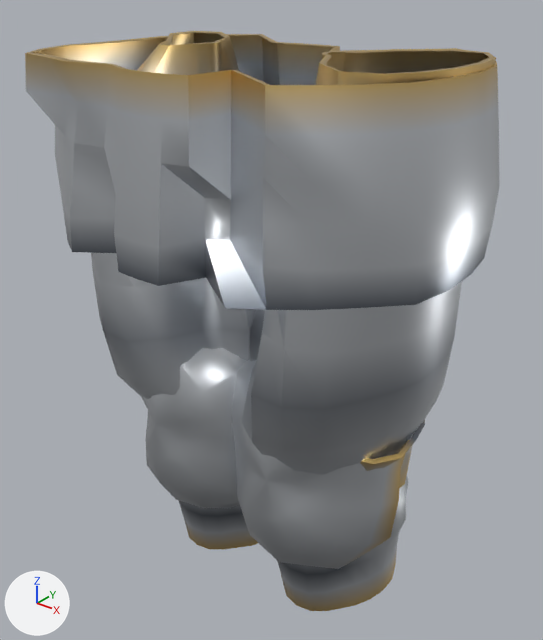
The glTF model assets_src/armor/aydor_1/heavy_b_legs.glb as it was, and as the next commit left it.
Before and after are seen from a 50 mm lens placed at (0.521, -0.647, 1.032), pointed at (-0.012, 0.02, 0.618). Lighting does not change. The marker at lower left points along +X, +Y and +Z. The first picture is the older version. Vertices at exactly the same position are counted once.

Objects in the first picture: 'heavy_b_legs'.
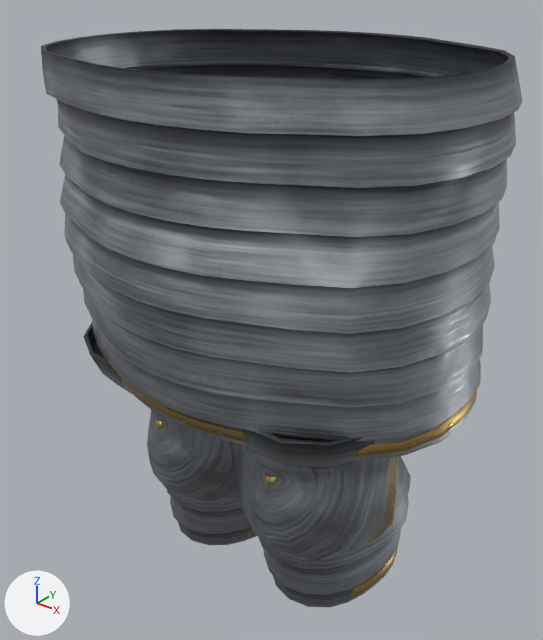
What changed in the scene script:
```text
Add mat_gold:
    mat_gold = bpy.data.materials.new('gold')
    mat_gold.use_nodes = True; mat_gold.node_tree.nodes.clear()
    _N = mat_gold.node_tree.nodes; _L = mat_gold.node_tree.links
    n0 = _N.new('ShaderNodeBsdfPrincipled'); n0.name = 'Principled BSDF'
    n0.inputs[1].default_value = 1.0  # 'Metallic'
    n0.inputs[2].default_value = 0.3  # 'Roughness'
    n1 = _N.new('ShaderNodeOutputMaterial'); n1.name = 'Material Output'
    n2 = _N.new('ShaderNodeVertexColor'); n2.name = 'Color Attribute'
    _L.new(n0.outputs[0], n1.inputs[0])  # 'BSDF' to 'Surface'
    _L.new(n2.outputs[0], n0.inputs[0])  # 'Color' to 'Base Color'
Add mat_steel:
    mat_steel = bpy.data.materials.new('steel')
    # uses the picture img_steel_c_png
    # uses the picture img_steel_n_png
    # uses the picture img_steel_orm_png
Add mat_trim:
    mat_trim = bpy.data.materials.new('trim')
    # uses the picture img_trim_c_png
    # uses the picture img_trim_n_png
    # uses the picture img_trim_orm_png
Change me_heavy_b_legs:
    remove me_heavy_b_legs.from_pydata(...)  # 1374 vertices, 2472 faces; spans x -0.256..0.253, y -0.204..0.198, z 0.26..0.946
    remove me_heavy_b_legs.materials.append(mat_metal)
    add me_heavy_b_legs.from_pydata(...)  # 2888 vertices, 5356 faces; spans x -0.257..0.261, y -0.209..0.253, z 0.28..0.945
    me_heavy_b_legs part 1: the loose piece of 256 vertices spanning x -0.256..0.253, y -0.204..0.198, z 0.745..0.942 is rebuilt with 1152 vertices and now spans x -0.257..0.261, y -0.209..0.253, z 0.565..0.945, in mat_steel
    me_heavy_b_legs part 2: the loose piece of 220 vertices spanning x -0.203..0.019, y -0.084..0.121, z 0.26..0.541 is rebuilt with 462 vertices and now spans x -0.245..0.049, y -0.16..0.17, z 0.281..0.614, in mat_steel
    me_heavy_b_legs part 3: the loose piece of 220 vertices spanning x -0.018..0.203, y -0.084..0.122, z 0.26..0.539 is rebuilt with 462 vertices and now spans x -0.043..0.231, y -0.161..0.174, z 0.281..0.614, in mat_steel
    me_heavy_b_legs part 4: the loose piece of 97 vertices spanning x -0.037..0.189, y -0.128..0.042, z 0.32..0.617 is rebuilt with 141 vertices and now spans x -0.052..0.187, y -0.123..0.035, z 0.357..0.607, in mat_steel
    me_heavy_b_legs part 5: the loose piece of 97 vertices spanning x -0.189..0.039, y -0.129..0.042, z 0.35..0.617 is rebuilt with 141 vertices and now spans x -0.186..0.054, y -0.123..0.035, z 0.334..0.606, in mat_steel
    me_heavy_b_legs part 6: a new loose piece of 160 vertices spanning x -0.256..0.25, y -0.173..0.25, z 0.567..0.587, in mat_trim
    me_heavy_b_legs part 7: a new loose piece of 130 vertices spanning x 0.008..0.168, y -0.066..0.124, z 0.28..0.309, in mat_trim
    me_heavy_b_legs part 8: a new loose piece of 13 vertices spanning x 0.083..0.097, y -0.115..-0.107, z 0.491..0.507, in mat_gold
    me_heavy_b_legs part 9: a new loose piece of 13 vertices spanning x -0.097..-0.083, y -0.115..-0.107, z 0.491..0.507, in mat_gold
    me_heavy_b_legs part 10: 484 vertices removed from x -0.229..0.23, y -0.148..0.159, z 0.441..0.946
    other edits to the shape of me_heavy_b_legs do not show in these pictures
    add me_heavy_b_legs.materials.append(mat_gold)
    add me_heavy_b_legs.materials.append(mat_steel)
    add me_heavy_b_legs.materials.append(mat_trim)
```

Location of each change, [x1, y1, x2, y2] in pixels of the pictures (543 x 640 px):
'heavy_b_legs', reshaped
    before: [25, 31, 500, 611]
    after: [41, 29, 522, 608]
part 1 of me_heavy_b_legs, rebuilt (56% taller)
    before: [25, 34, 500, 310]
    after: [41, 29, 522, 461]
part 2 of me_heavy_b_legs, rebuilt
    before: [178, 500, 258, 549]
    after: [84, 323, 257, 545]
part 3 of me_heavy_b_legs, rebuilt
    before: [277, 420, 425, 611]
    after: [241, 429, 411, 608]
part 4 of me_heavy_b_legs, rebuilt
    before: [232, 360, 410, 569]
    after: [229, 441, 399, 561]
part 5 of me_heavy_b_legs, rebuilt
    before: [141, 348, 247, 508]
    after: [147, 409, 240, 501]
part 6 of me_heavy_b_legs, added (mostly hidden)
    after: [99, 349, 477, 457]
part 7 of me_heavy_b_legs, added
    after: [339, 549, 397, 600]
part 8 of me_heavy_b_legs, added
    after: [265, 475, 276, 484]
part 9 of me_heavy_b_legs, added
    after: [155, 419, 163, 428]
part 10 of me_heavy_b_legs, deleted
    before: [91, 31, 496, 487]
